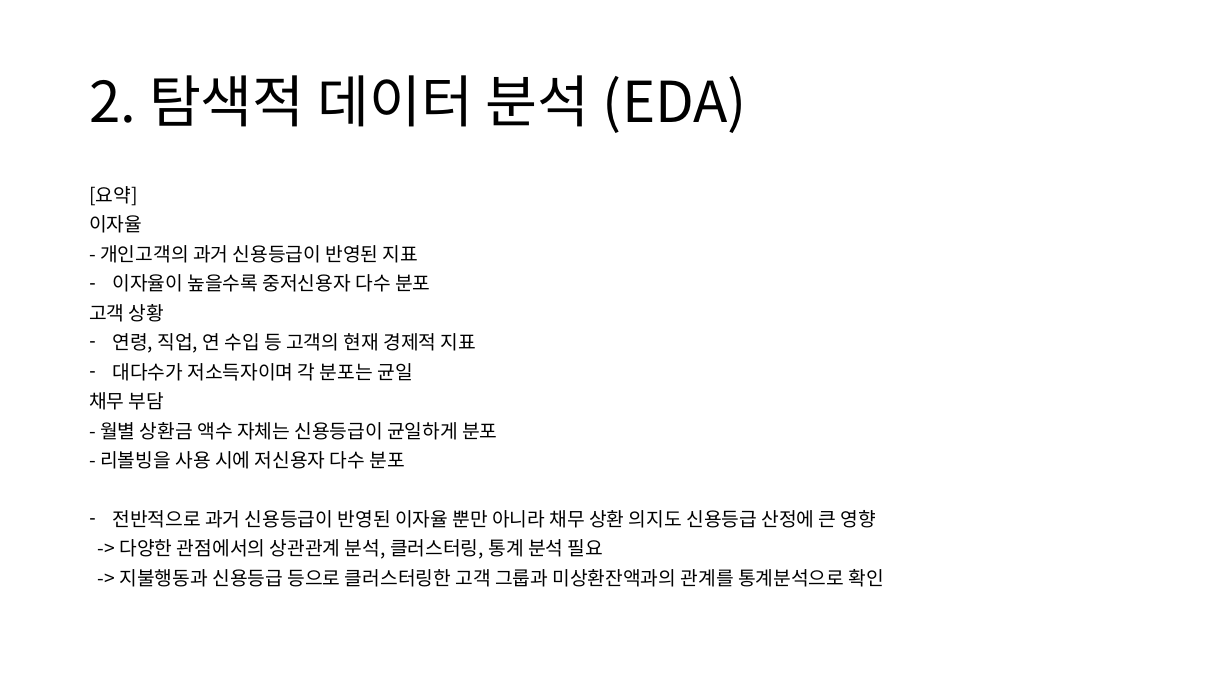
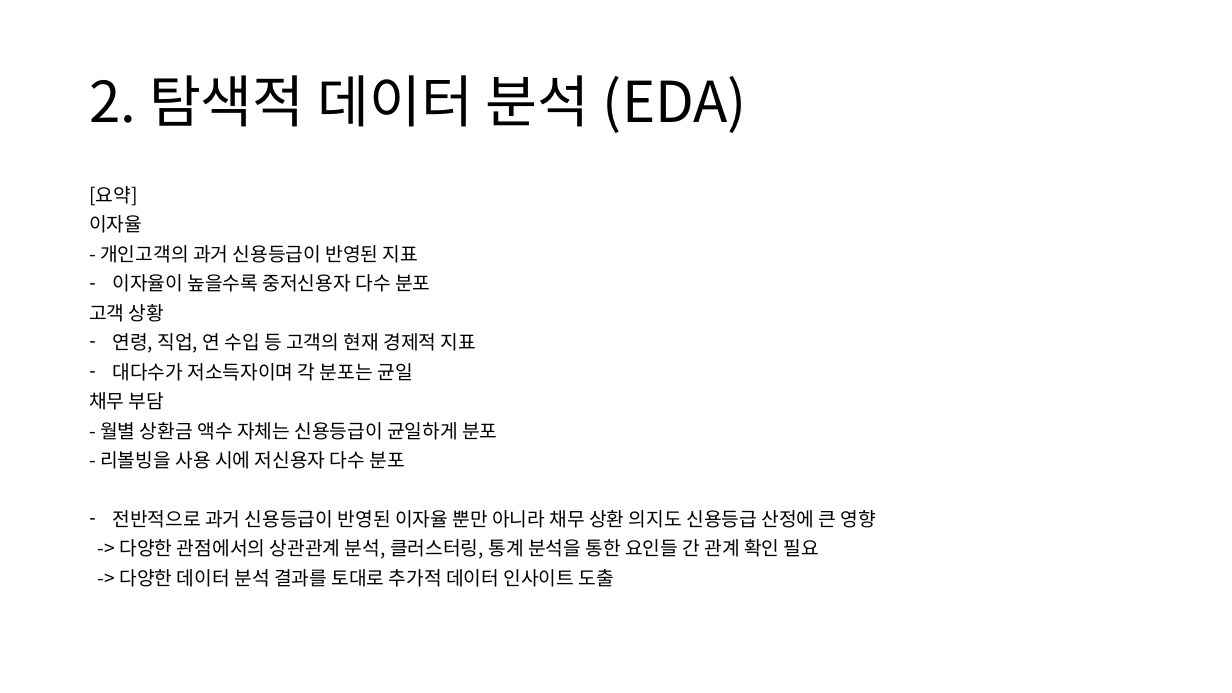
Before and after one commit to HANARONE/dh01, a slide deck: slide 8 of 1차 자료/개인고객 신용등급 산정 모델링.pptx. Drawn at 1232x693 pixels with LibreOffice and Linux fonts; fonts in the diff are those of the drawing. Boxes give left, top, right and bottom in pixels: in the first picture for what was removed or moved away, otherwise in the second. Text is boxed around its words. In the diff, an @@ line names an element or a change of style, - is before the commit and + after.

```diff
--- a/1차 자료/개인고객 신용등급 산정 모델링.pptx
+++ b/1차 자료/개인고객 신용등급 산정 모델링.pptx
@@ text at [120, 539, 819, 587]: text changed @@
--> 다양한 관점에서의 상관관계 분석, 클러스터링, 통계 분석 필요
--> 지불행동과 신용등급 등으로 클러스터링한 고객 그룹과 미상환잔액과의 관계를 통계분석으로 확인
+-> 다양한 관점에서의 상관관계 분석, 클러스터링, 통계 분석을 통한 요인들 간 관계 확인 필요
+-> 다양한 데이터 분석 결과를 토대로 추가적 데이터 인사이트 도출
```
Also in this commit, not shown: 6 other slides changed, 1 slide added, 1 slide removed, 5 other files.
